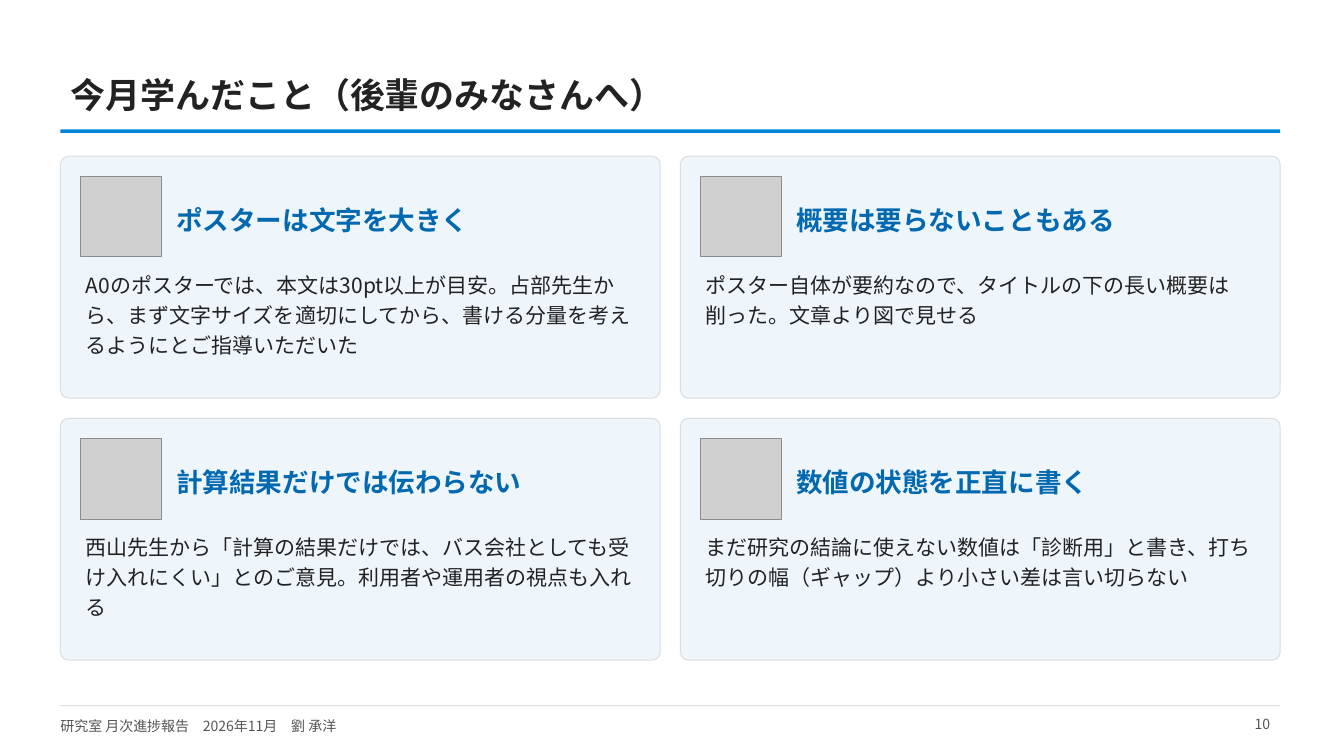
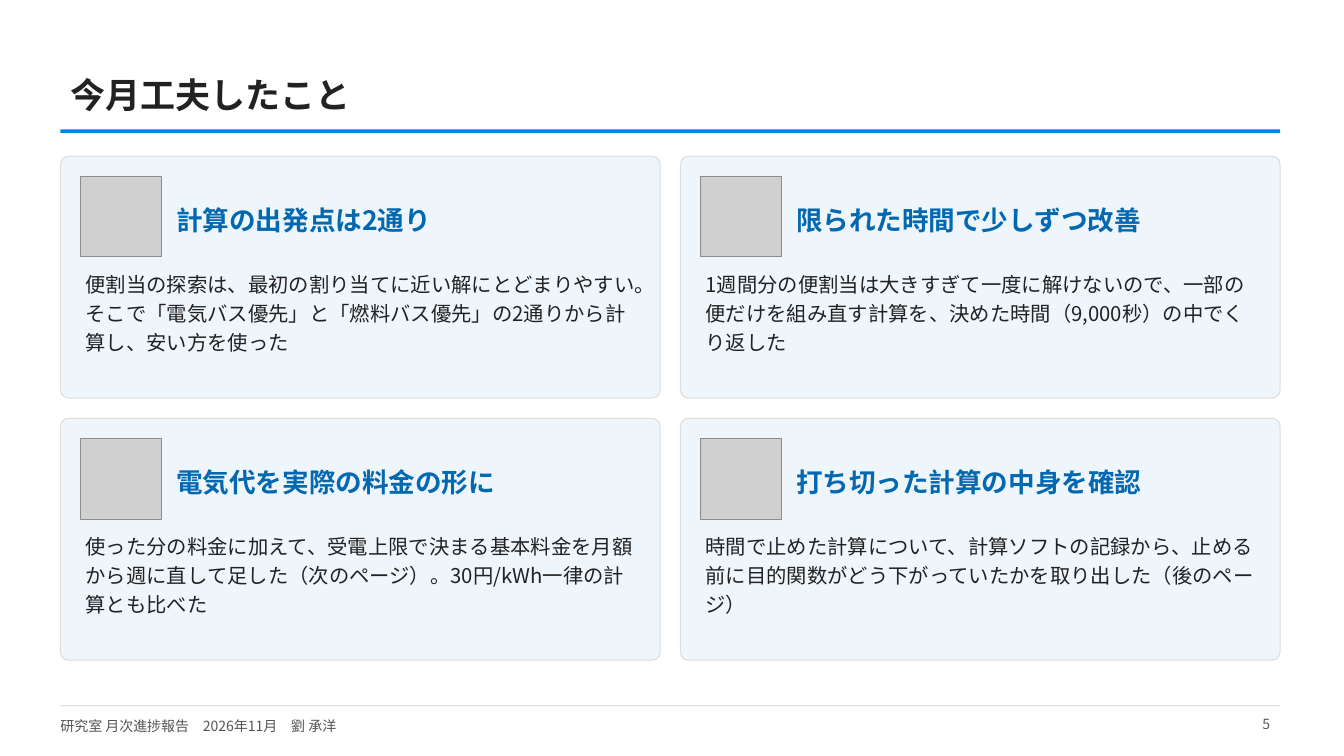
Before and after one commit to CYLIU2003/master-course, a slide deck: slide 5 of outcome/2026-11-19_lab_progress/研究室月次進捗報告_202611_劉.pptx (slide 10 before the commit). Drawn at 1344x756 pixels with LibreOffice and Linux fonts; fonts in the diff are those of the drawing; grey boxes stand for pictures. Boxes give left, top, right and bottom in pixels: in the first picture for what was removed or moved away, otherwise in the second. Text is boxed around its words. In the diff, an @@ line names an element or a change of style, - is before the commit and + after.

```diff
--- a/outcome/2026-11-19_lab_progress/研究室月次進捗報告_202611_劉.pptx
+++ b/outcome/2026-11-19_lab_progress/研究室月次進捗報告_202611_劉.pptx
@@ title at (70,78,350,111): text changed @@
-今月学んだこと（後輩のみなさんへ）
+今月工夫したこと
@@ text at (176,207,431,233): text changed @@
-ポスターは文字を大きく
+計算の出発点は2通り
@@ text at (796,207,1140,233): text changed @@
-概要は要らないこともある
+限られた時間で少しずつ改善
@@ text at (86,275,655,352): text changed; size 15 to 14.5 pt @@
-A0のポスターでは、本文は30pt以上が目安。占部先生から、まず文字サイズを適切にしてから、書ける分量を考えるようにとご指導いただいた
+便割当の探索は、最初の割り当てに近い解にとどまりやすい。そこで「電気バス優先」と「燃料バス優先」の2通りから計算し、安い方を使った
@@ text at (706,275,1245,351): text changed; size 15 to 14.5 pt @@
-ポスター自体が要約なので、タイトルの下の長い概要は削った。文章より図で見せる
+1週間分の便割当は大きすぎて一度に解けないので、一部の便だけを組み直す計算を、決めた時間（9,000秒）の中でくり返した
@@ text at (176,469,494,495): text changed @@
-計算結果だけでは伝わらない
+電気代を実際の料金の形に
@@ text at (796,469,1141,495): text changed @@
-数値の状態を正直に書く
+打ち切った計算の中身を確認
@@ text at (86,537,633,587): text changed; size 15 to 14.5 pt @@
-西山先生から「計算の結果だけでは、バス会社としても受け入れにくい」とのご意見。利用者や運用者の視点も入れる
+使った分の料金に加えて、受電上限で決まる基本料金を月額から週に直して足した（次のページ）。30円/kWh一律の計算とも比べた
@@ text at (706,537,1254,614): text changed; size 15 to 14.5 pt @@
-まだ研究の結論に使えない数値は「診断用」と書き、打ち切りの幅（ギャップ）より小さい差は言い切らない
+時間で止めた計算について、計算ソフトの記録から、止める前に目的関数がどう下がっていたかを取り出した（後のページ）
@@ page number at (1262,718,1270,729): text changed @@
-10
+5
```
Also in this commit, not shown: 7 other slides changed, 1 slide added, 2 other files.
